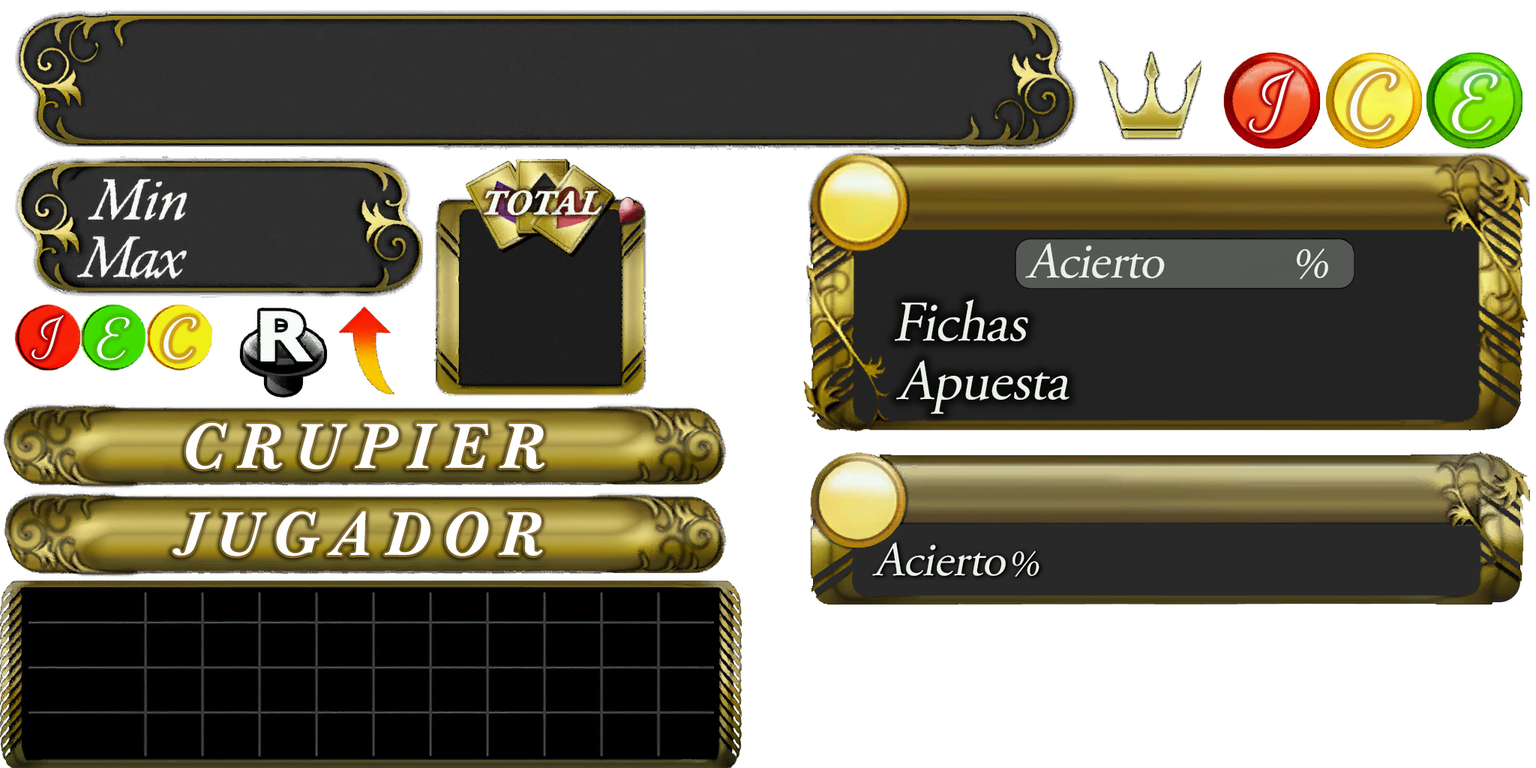
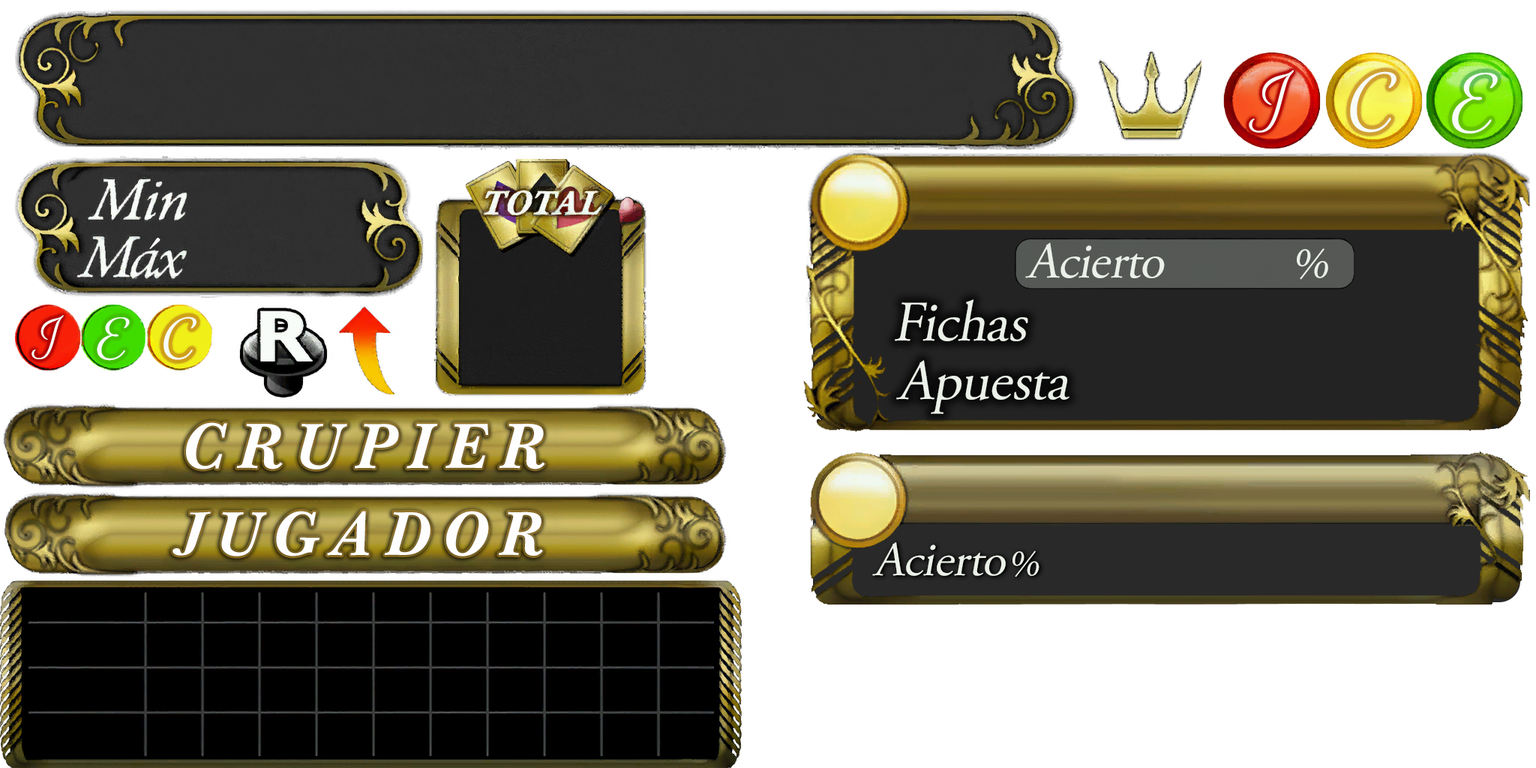
Before/after of a 1536×768 layered artwork. What changed in the layer stack:
added layer "Máx" above "Acierto %" over [left=149, top=237, right=161, bottom=249]
